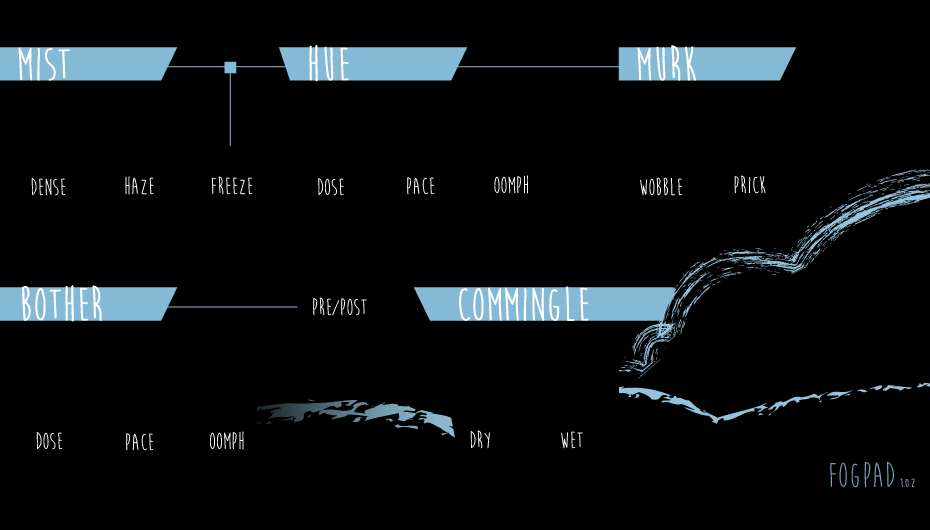
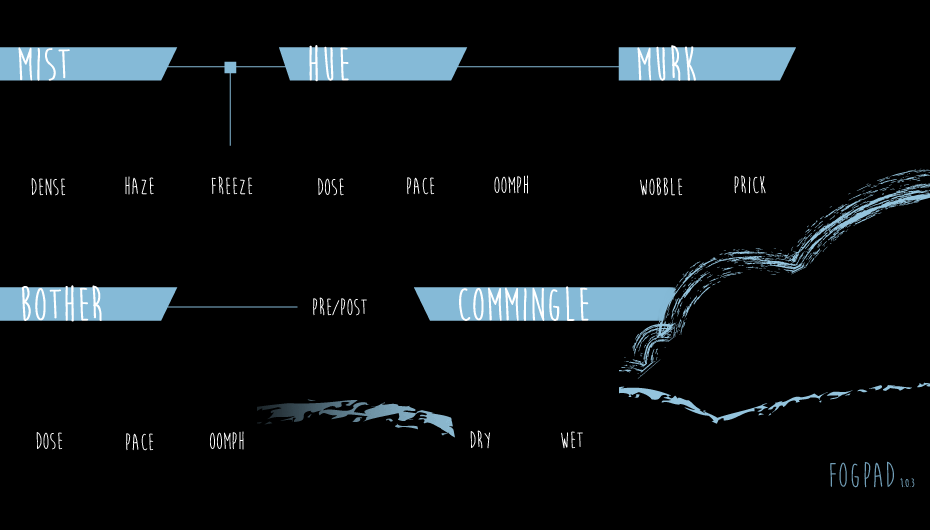
The second 930×530 image is a revision of the first. Changes to its layers:
painted on "VERSION" over [911, 478, 915, 488]
